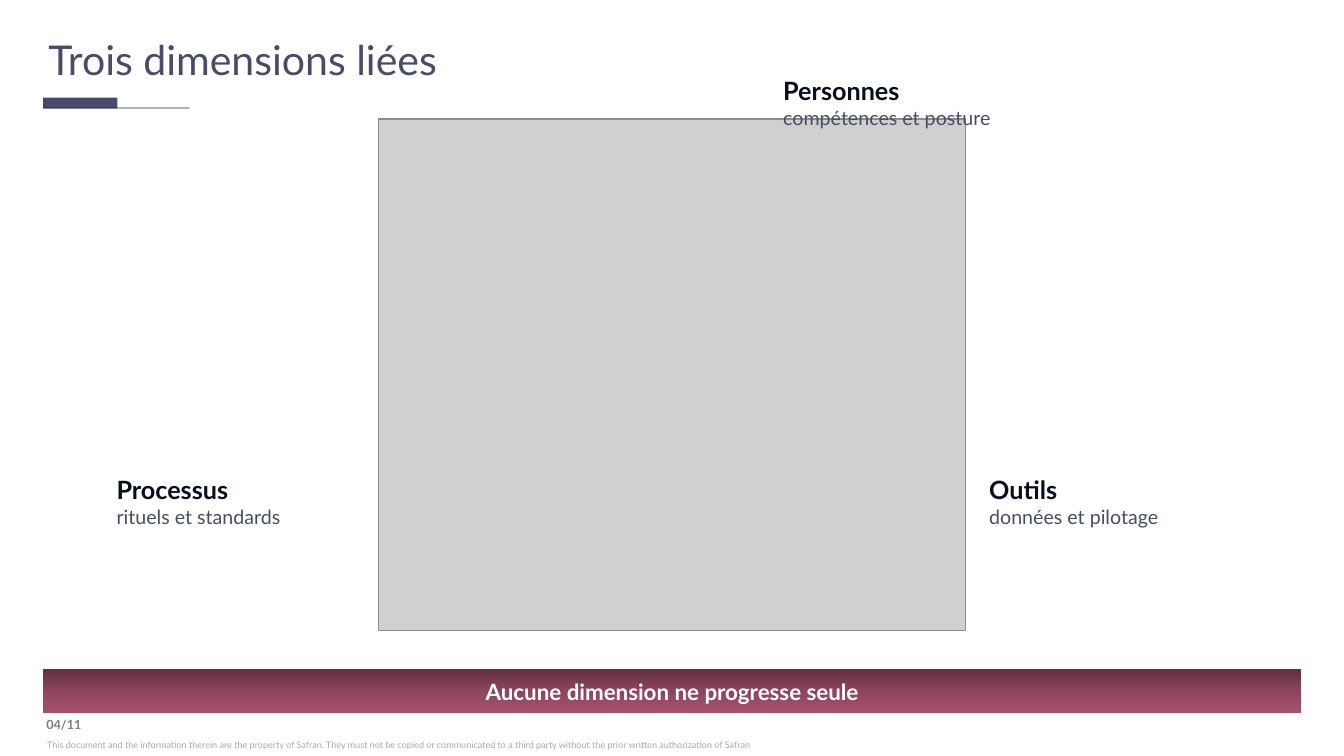
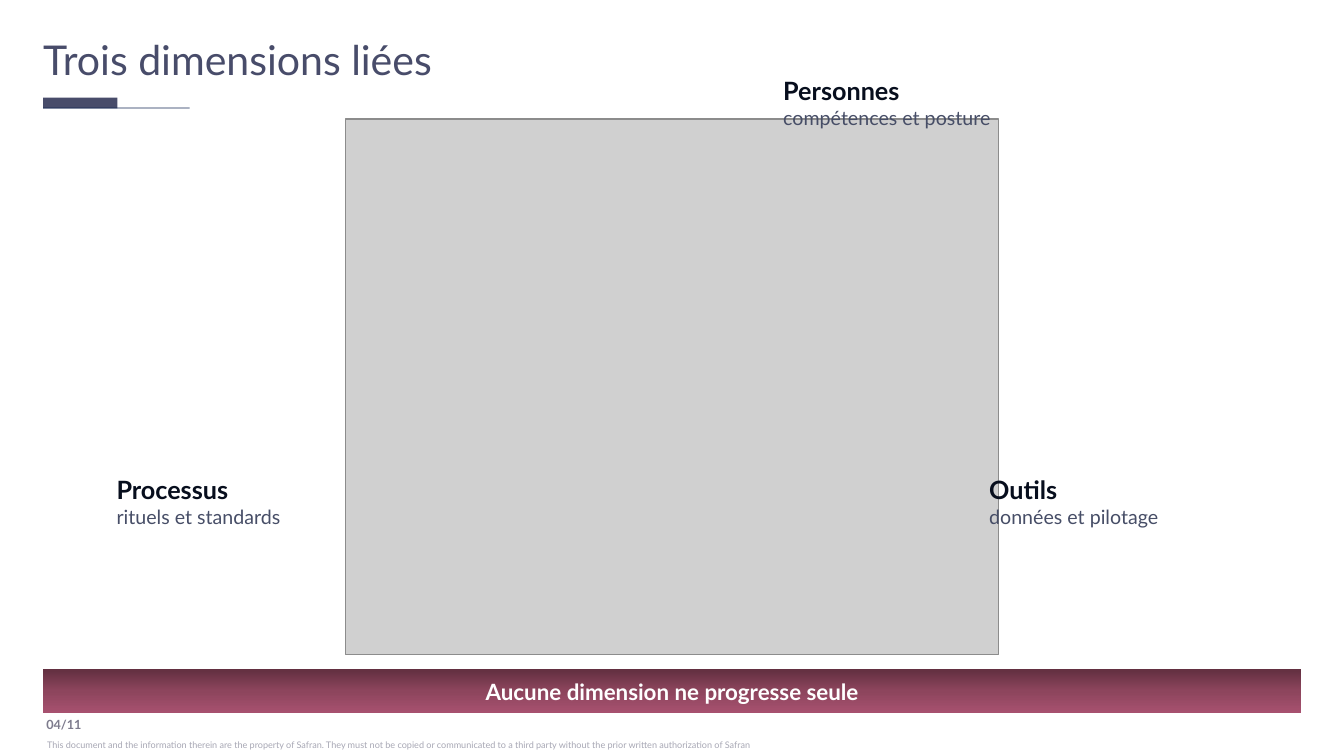
Before and after one commit to jpapasidero/Skill_Jessica_template_Claude, a slide deck: slide 4 of test_corretion_elements_graphiques.pptx. Drawn at 1344x756 pixels with LibreOffice and Linux fonts; fonts in the diff are those of the drawing; grey boxes stand for pictures. Boxes give left, top, right and bottom in pixels: in the first picture for what was removed or moved away, otherwise in the second. Text is boxed around its words. In the diff, an @@ line names an element or a change of style, - is before the commit and + after.

```diff
--- a/test_corretion_elements_graphiques.pptx
+++ b/test_corretion_elements_graphiques.pptx
@@ text "Trois dimensions liées": place and size @@
-text "Trois dimensions liées" at box(48, 44, 437, 76)
+text "Trois dimensions liées" at box(43, 44, 432, 76)
@@ picture: place and size @@
-picture at box(378, 119, 966, 631)
+picture at box(345, 119, 998, 654)
```
Also in this commit, not shown: 5 other slides changed, 2 other files.
